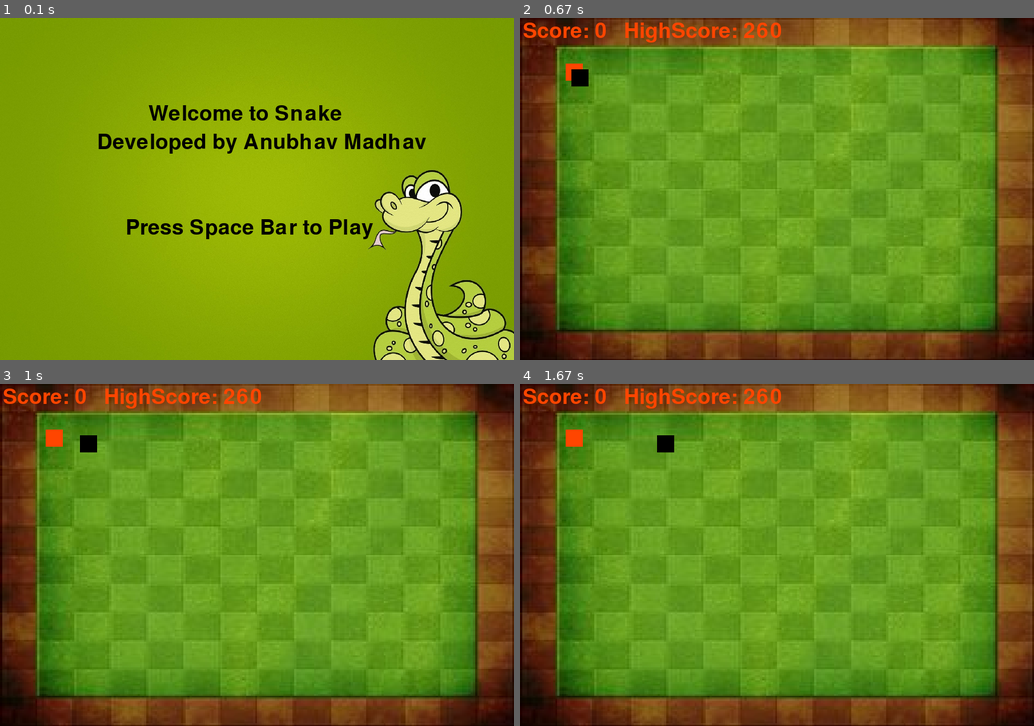
Above: before the commit, frames 1-4 (two rows, left to right).
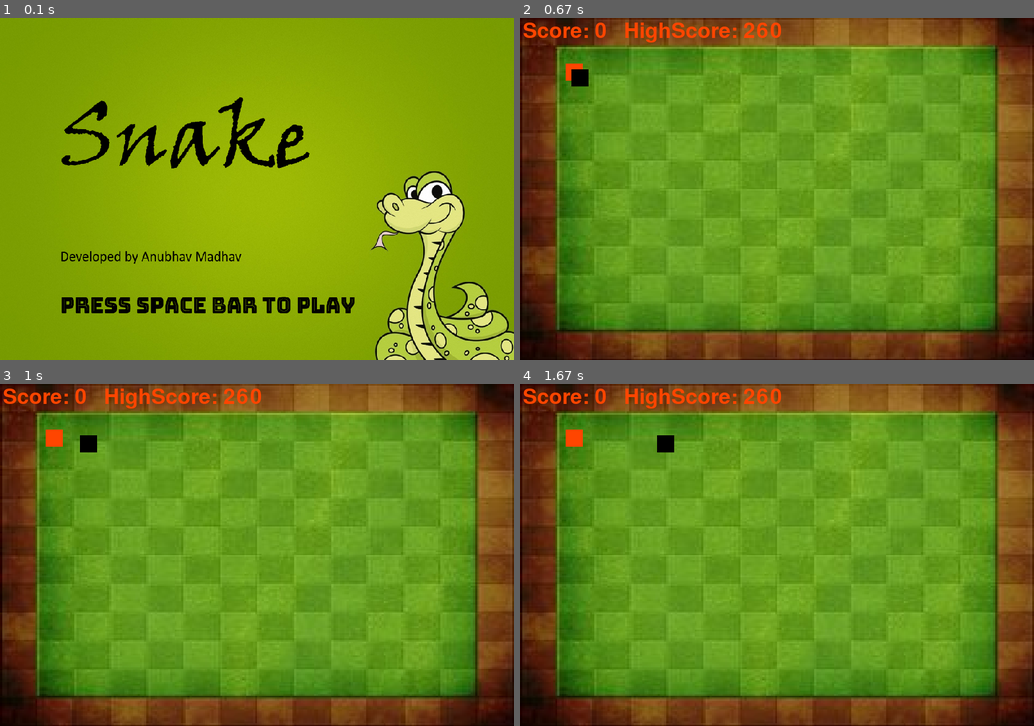
Above: after the commit, the same moments.

Repository: AnubhavMadhav/PyGames
Game: pygame game, started from 01- Snake/snake.py
The game is run twice, just before and just after one commit, with the same random seed, the same clock (stepped at 60 frames per second) and the same inputs.
Inputs:
- Up to frame 1 (0.1 s): no input
- Up to frame 2 (0.67 s): tap Space at 0.33 s
- Up to frame 3 (1 s): hold Right from 0.67 s (still down)
- Up to frame 4 (1.67 s): release Right at 1.13 s; hold Right 1.17-1.47 s

The runs differ from the first frame. In frame 1, 11% of the frame differs, in the area x 11-100%, y 23-100%; in frame 2, nothing differs; in frame 3, nothing differs; in frame 4, nothing differs.

Commit message:
Much More Beautified

Diff:
--- a/01- Snake/snake.py
+++ b/01- Snake/snake.py
@@ -27,7 +27,7 @@
 # Background Image
 bgimg = pygame.image.load("bgimg.jpg")
 bgimg = pygame.transform.scale(bgimg, (screen_width, screen_height)).convert_alpha()            # convert alpha do not let the loading of image make delay in game
-homeimg = pygame.image.load("home.jpg")
+homeimg = pygame.image.load("home.png")
 homeimg = pygame.transform.scale(homeimg, (screen_width, screen_height)).convert_alpha()            # convert alpha do not let the loading of image make delay in game
 
 clock = pygame.time.Clock()
@@ -50,9 +50,9 @@
     while not exit_game:
         gameWindow.fill((233, 220, 229))
         gameWindow.blit(homeimg, (0, 0))
-        text_screen("Welcome to Snake", black, 260, 150)
-        text_screen("Developed by Anubhav Madhav", black, 170, 200)
-        text_screen("Press Space Bar to Play", black, 220, 350)
+        # text_screen("Welcome to Snake", black, 260, 150)
+        # text_screen("Developed by Anubhav Madhav", black, 170, 200)
+        # text_screen("Press Space Bar to Play", black, 220, 350)
 
         for event in pygame.event.get():
             if event.type == pygame.QUIT:
Binary file added: 01- Snake/home.png
Renamed: 01- Snake/home.jpg -> 01- Snake/home2.jpg
